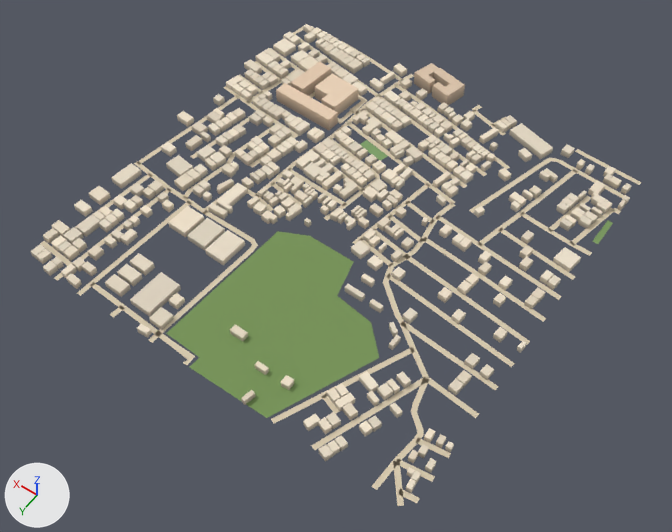
The glTF model public/assets/bengaluru-region-v1/tiles/t12_11-l1.glb: old version first, new version second.
Both versions are drawn from a camera (50 mm lens) standing at (5856.0, 6316.0, 795.0) and looking at (6232.0, 5791.0, -31.0). The axes (+X, +Y, +Z) are drawn at lower left. The lights are the same throughout. The older version comes first.

Names of what the first picture shows: 'building', 'ground'.
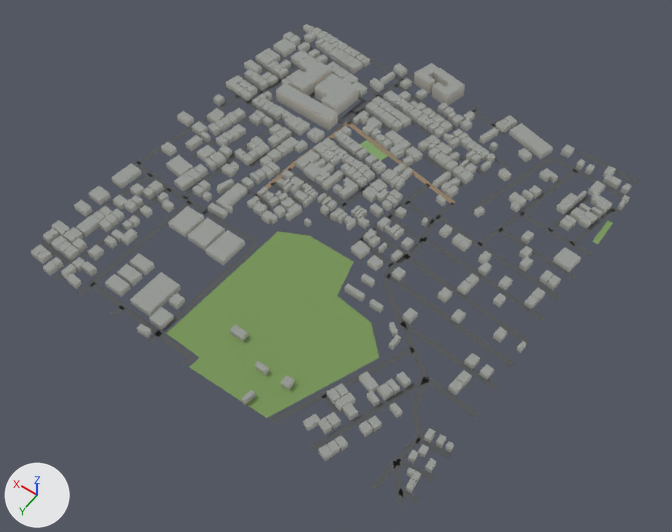
Changed parts and their boxes [x1, y1, x2, y2] in the pictures (672 x 532 px; the box of a moved part takes in the faces that stretch with it):
'ground', reshaped
    before: [40, 26, 641, 506]
    after: [40, 26, 641, 508]
part 1 of me_building, recoloured (darker)
    both: [31, 24, 631, 493]
part 2 of me_ground, moved or reshaped
    before: [40, 26, 641, 506]
    after: [40, 26, 641, 508]
part 3 of me_ground, recoloured
    both: [40, 48, 630, 506]

What changed in the scene script:
```text
Change me_building:
    used by ob_building; location = (6000.0, 5500.0, 0.0)
    remove me_building.from_pydata(...)  # 3808 vertices, 4790 faces; spans x 0.0..509.0, y -16.0..504.0, z 0.0..18.0
    add me_building.from_pydata(...)  # 3808 vertices, 5772 faces; spans x 0.0..509.0, y -16.0..504.0, z 0.0..18.0
    me_building part 1: 4790 kept faces spanning x 0.0..509.0, y -16.0..504.0, z 0.0..18.0 get new vertex colours
Change me_ground:
    used by ob_ground; location = (6000.0, 5500.0, 0.0)
    remove me_ground.from_pydata(...)  # 759 vertices, 661 faces; spans x 0.0..501.0, y -3.0..502.0, z 1.0
    add me_ground.from_pydata(...)  # 772 vertices, 674 faces; spans x 0.0..500.0, y 0.0..500.0, z 1.0
    me_ground part 2
    31 vertices are removed from x 0.0..496.0, y -3.0..501.0, z 1.0
    72 faces are deleted
    5 vertices in x 71.0..248.0, y 1.0..501.0, z 1.0 move by (0.0, -1.0, 0.0)
    3 vertices in x 160.0..321.0, y -1.0..499.0, z 1.0 move by (0.0, 1.0, 0.0)
    3 vertices in x 83.0..315.0, y 1.0..438.0, z 1.0 move by (-1.0, -1.0, 0.0)
    3 vertices in x 65.0..255.0, y 164.0..179.0, z 1.0 move by (-1.0, 1.0, 0.0)
    3 vertices in x 70.0..77.0, y 197.0..404.0, z 1.0 move by (-1.0, 0.0, 0.0)
    27 vertices move from x 8.0..478.0, y -1.0..502.0, z 1.0 to x 7.0..487.0, y 0.0..500.0, z 1.0
    39 vertices are added at x 0.0..497.0, y 0.0..500.0, z 1.0
    5 new vertices lie (1.0, 6.0, 0.0) away from vertices in x 14.0..35.0, y 202.0..374.0, z 1.0
    85 new faces join them
    me_ground part 3: 452 kept faces spanning x 0.0..500.0, y 0.0..500.0, z 1.0 get new vertex colours; the middle colour goes from beige #d7c9ae to dark grey #535556
```
